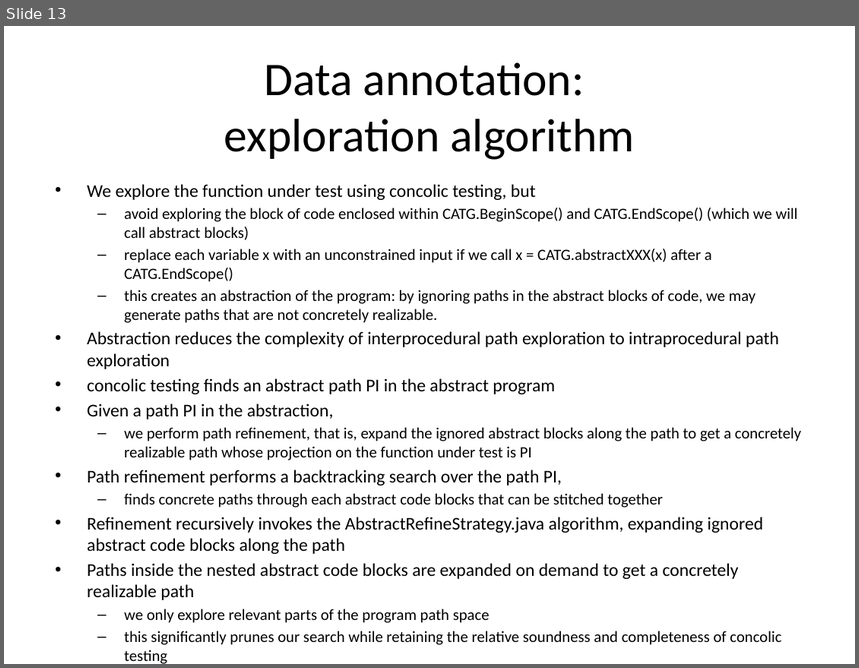
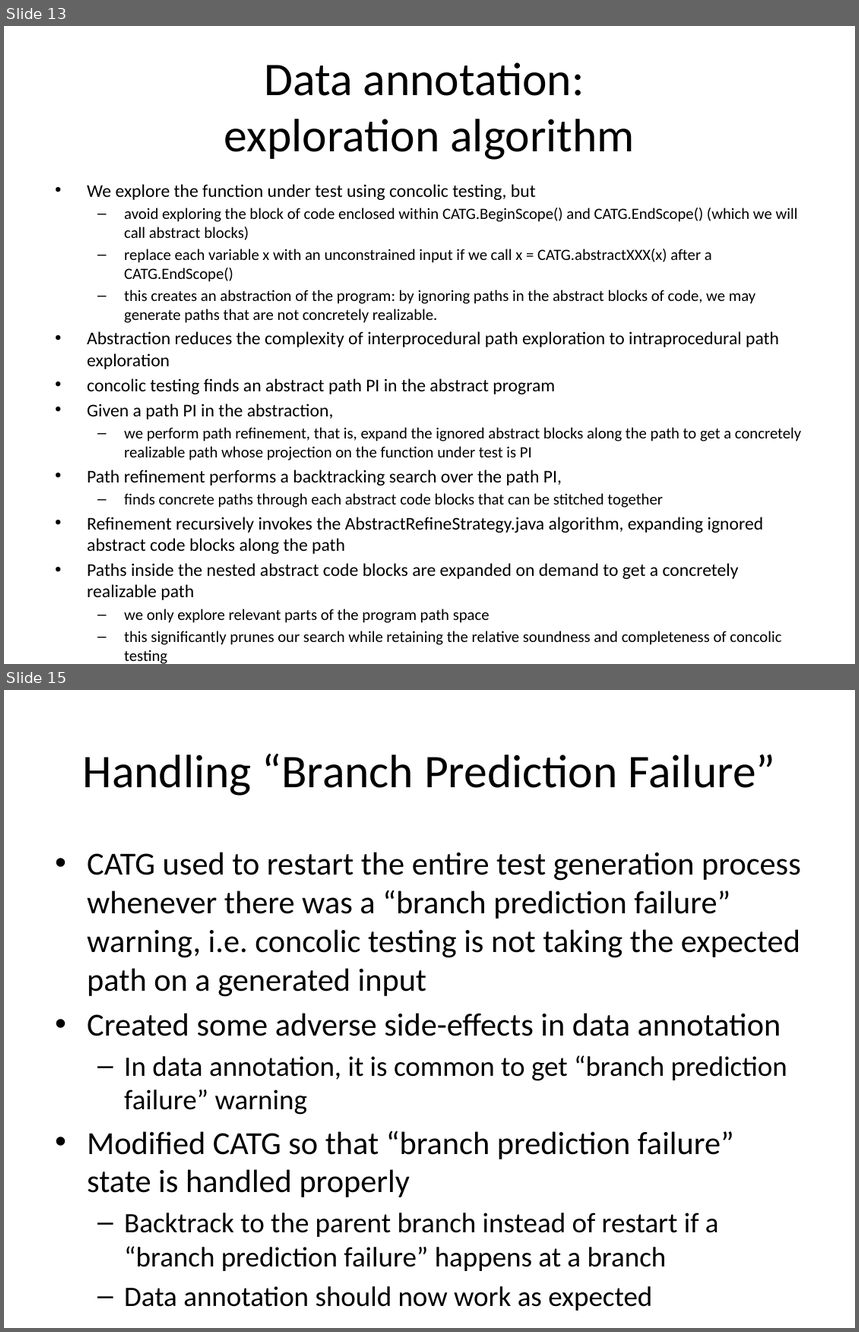
Before and after one commit to ksen007/janala2, a slide deck: janala.pptx. Shown one above the other, each under a label of ours: slide 13 before the commit, slides 13 and 15 after it; the slides between them are not shown. The pictures are 859x668 and 859x1332 pixels, drawn with LibreOffice and Linux fonts; fonts in the diff are those of the drawing. Boxes give left, top, right and bottom in pixels: in the first picture for what was removed or moved away, otherwise in the second. Text is boxed around its words. In the diff, an @@ line names an element or a change of style, - is before the commit and + after.

```diff
--- a/janala.pptx
+++ b/janala.pptx
@@ slide 15 added at (x1=4, y1=690, x2=855, y2=1328), background #FFFFFF @@
@@ title added at (x1=83, y1=753, x2=776, y2=796), 39.6 pt, text #000000 @@
+Handling “Branch Prediction Failure”
@@ text added at (x1=87, y1=852, x2=801, y2=1271), 27.2 pt, text #000000 @@
+• CATG used to restart the entire test generation process whenever there was a “branch prediction failure” warning, i.e. concolic testing is not taking the expected path on a generated input
+• Created some adverse side-effects in data annotation
+  – In data annotation, it is common to get “branch prediction failure” warning
+• Modified CATG so that “branch prediction failure” state is handled properly
+  – Backtrack to the parent branch instead of restart if a “branch prediction failure” happens at a branch
+  – Data annotation should now work as expected
```
Also in this commit, not shown: 3 other slides added, 4 other files.
